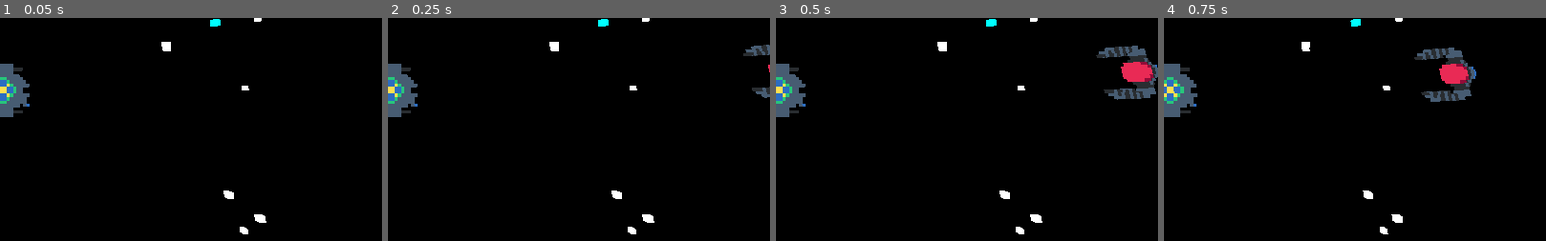
Above: before the commit, frames 1-4 (left to right).
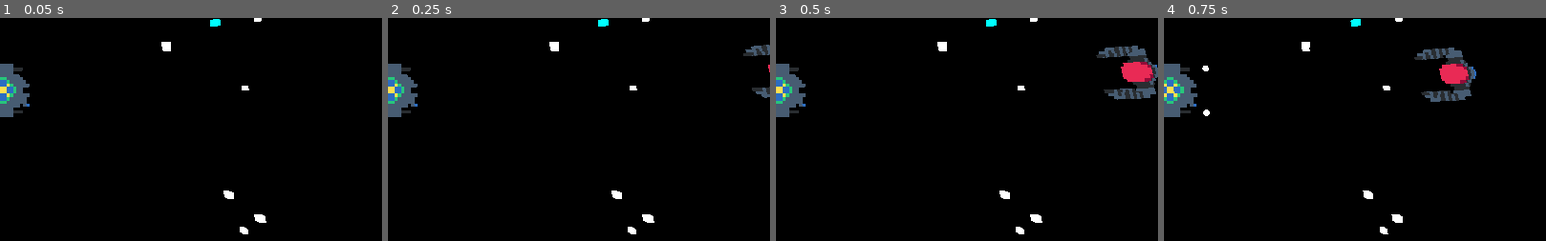
Above: after the commit, the same moments.

Repository: the-g-force/2022-January
Game: Godot game, scene res://World/World.tscn
The game is run twice, just before and just after one commit, with the same random seed, the same clock (stepped at 60 frames per second) and the same inputs.
Inputs:
- Up to frame 1 (0.05 s): no input
- Up to frame 2 (0.25 s): no input
- Up to frame 3 (0.5 s): no input
- Up to frame 4 (0.75 s): hold D (move_right) from 0.53 s (still down); tap Space (fire) at 0.6 s
The pictures show only the part of the screen within x 50-100%, y 46-96%; the shares and areas given below are measured in that part.

Frames 1-3 are identical in both runs. In frame 4, less than 0.1% of the frame differs, in the area x 10-12%, y 21-45%.

Commit message:
Shoot from cannon muzzles

Diff:
--- a/project/Player/Player.gd
+++ b/project/Player/Player.gd
@@ -9,6 +9,7 @@
 var _can_shoot := true
 
 onready var _shot_timer := $ShotTimer
+onready var _armaments := $Armaments
 
 func _physics_process(_delta):
 	var direction = Vector2(
@@ -26,10 +27,11 @@
 	var _ignored := move_and_collide(Vector3(thrust,0,0).rotated(Vector3.UP, rotation.y))
 
 	if Input.is_action_just_pressed("fire") and _can_shoot:
-		var blast = _Laserblast.instance()
-		get_parent().add_child(blast)
-		blast.transform.origin = transform.origin
-		blast.direction = Vector3(1,0,0).rotated(Vector3.UP, rotation.y)
+		for muzzle in _armaments.get_children():
+			var blast = _Laserblast.instance()
+			get_parent().add_child(blast)
+			blast.transform.origin = muzzle.get_global_transform().origin
+			blast.direction = Vector3(1,0,0).rotated(Vector3.UP, rotation.y)
 
 		_can_shoot = false
 		_shot_timer.start()
--- a/project/Player/Player.tscn
+++ b/project/Player/Player.tscn
@@ -27,4 +27,12 @@
 transform = Transform( -4.37114e-08, 1, -4.37114e-08, 0, -4.37114e-08, -1, -1, -4.37114e-08, 1.91069e-15, 0, 0, 0 )
 shape = SubResource( 1 )
 
+[node name="Armaments" type="Spatial" parent="."]
+
+[node name="LeftMuzzle" type="Position3D" parent="Armaments"]
+transform = Transform( 1, 0, 0, 0, 1, 0, 0, 0, 1, 7.31211, 0, -6.73729 )
+
+[node name="RightMuzzle" type="Position3D" parent="Armaments"]
+transform = Transform( 1, 0, 0, 0, 1, 0, 0, 0, 1, 7.312, 0, 6.737 )
+
 [connection signal="timeout" from="ShotTimer" to="." method="_on_ShotTimer_timeout"]
